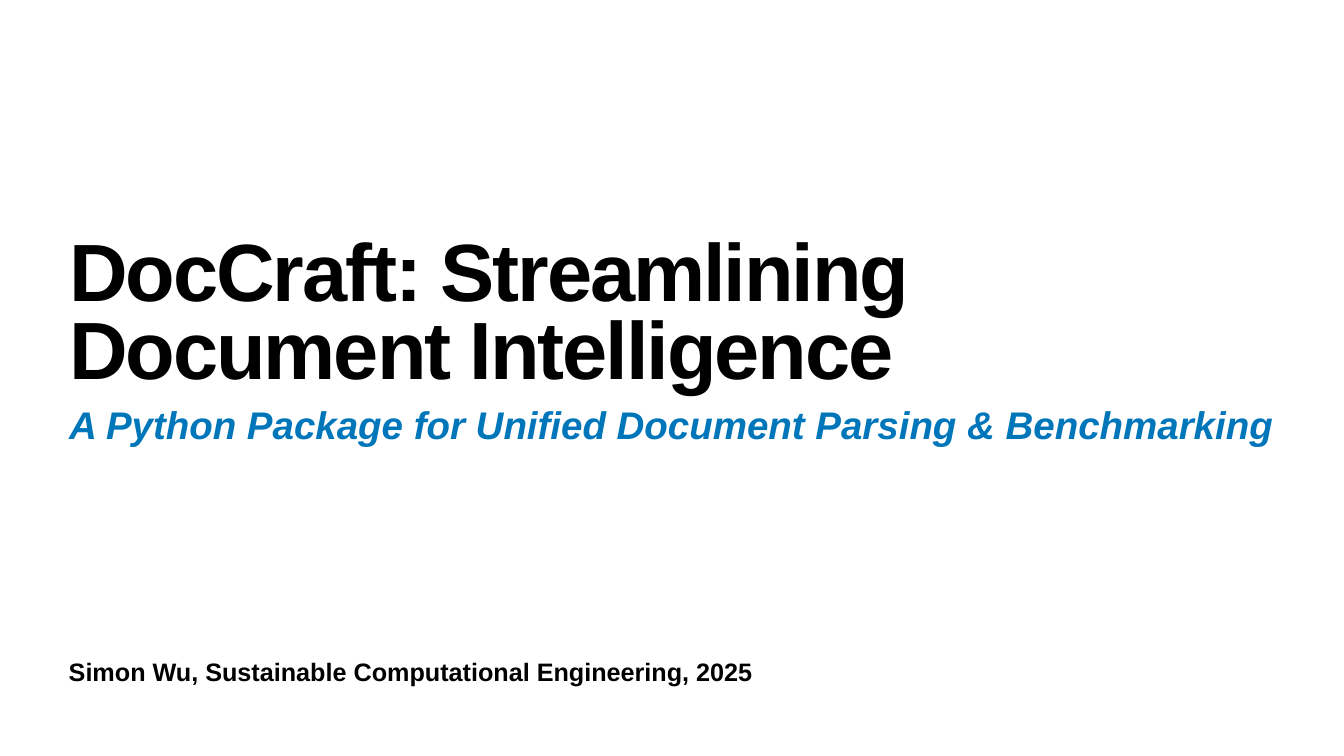
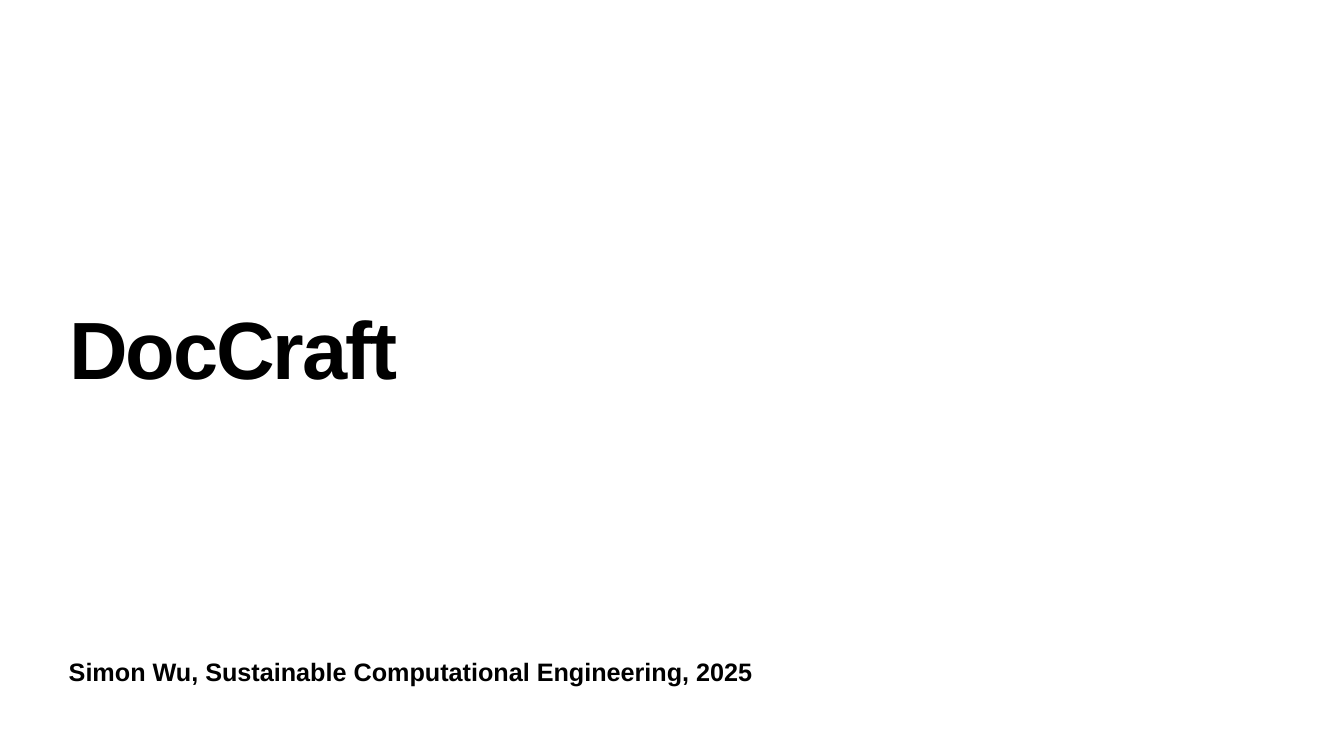
Before and after one commit to WuSimon/DocCraft, a slide deck: slide 1 of presentation/preliminary_presentation.pptx. Drawn at 1344x756 pixels with LibreOffice and Linux fonts; fonts in the diff are those of the drawing; background and template pictures are left out. Boxes give left, top, right and bottom in pixels: in the first picture for what was removed or moved away, otherwise in the second. Text is boxed around its words. In the diff, an @@ line names an element or a change of style, - is before the commit and + after.

```diff
--- a/presentation/preliminary_presentation.pptx
+++ b/presentation/preliminary_presentation.pptx
@@ title at box(69, 320, 397, 380): text changed @@
-DocCraft: Streamlining Document Intelligence
+DocCraft
@@ text removed at box(69, 411, 1273, 447) @@
-A Python Package for Unified Document Parsing & Benchmarking
```
Also in this commit, not shown: 4 other slides changed, 1 other file.
